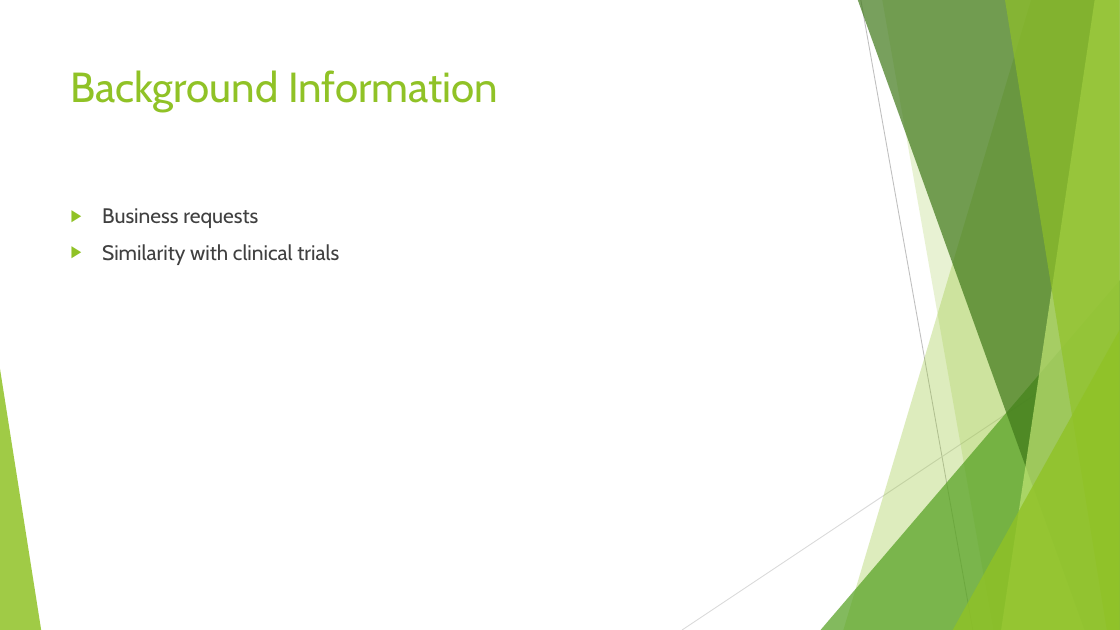
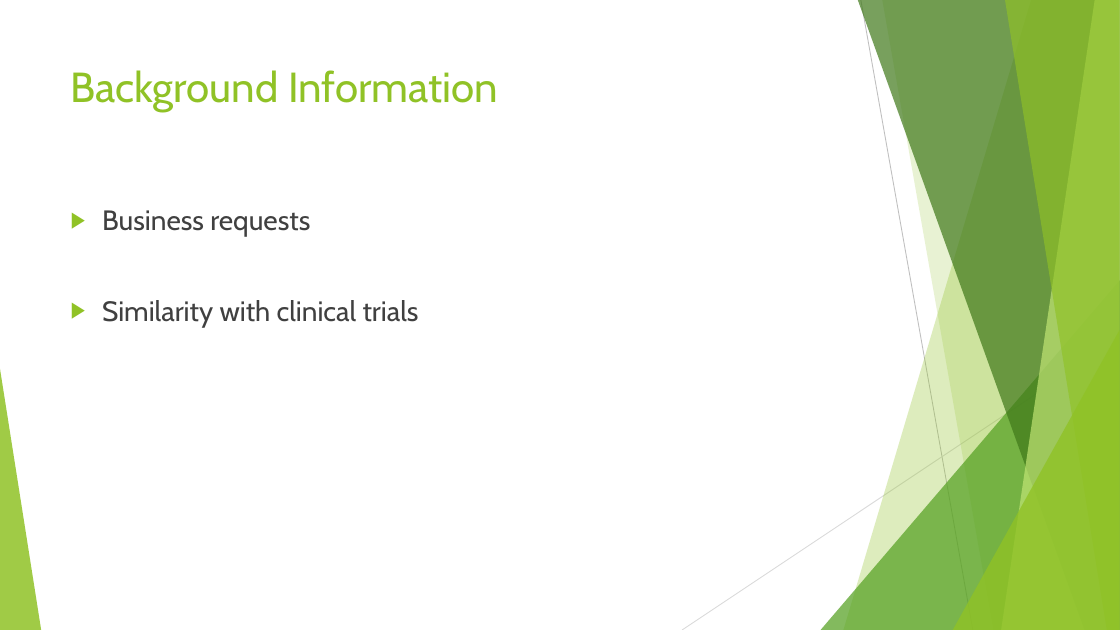
Before and after one commit to anhualin/MyLearning, a slide deck: slide 2 of FDA2018/FDA_Presentation.pptx (slide 3 before the commit). Drawn at 1120x630 pixels with LibreOffice and Linux fonts; fonts in the diff are those of the drawing. Boxes give left, top, right and bottom in pixels: in the first picture for what was removed or moved away, otherwise in the second. Text is boxed around its words. In the diff, an @@ line names an element or a change of style, - is before the commit and + after.

```diff
--- a/FDA2018/FDA_Presentation.pptx
+++ b/FDA2018/FDA_Presentation.pptx
@@ text "Business requests" at [102,210,419,327]: size 18 to 24 pt @@
```
Also in this commit, not shown: 18 other slides changed, 13 slides added, 1 slide removed, 6 other files.
